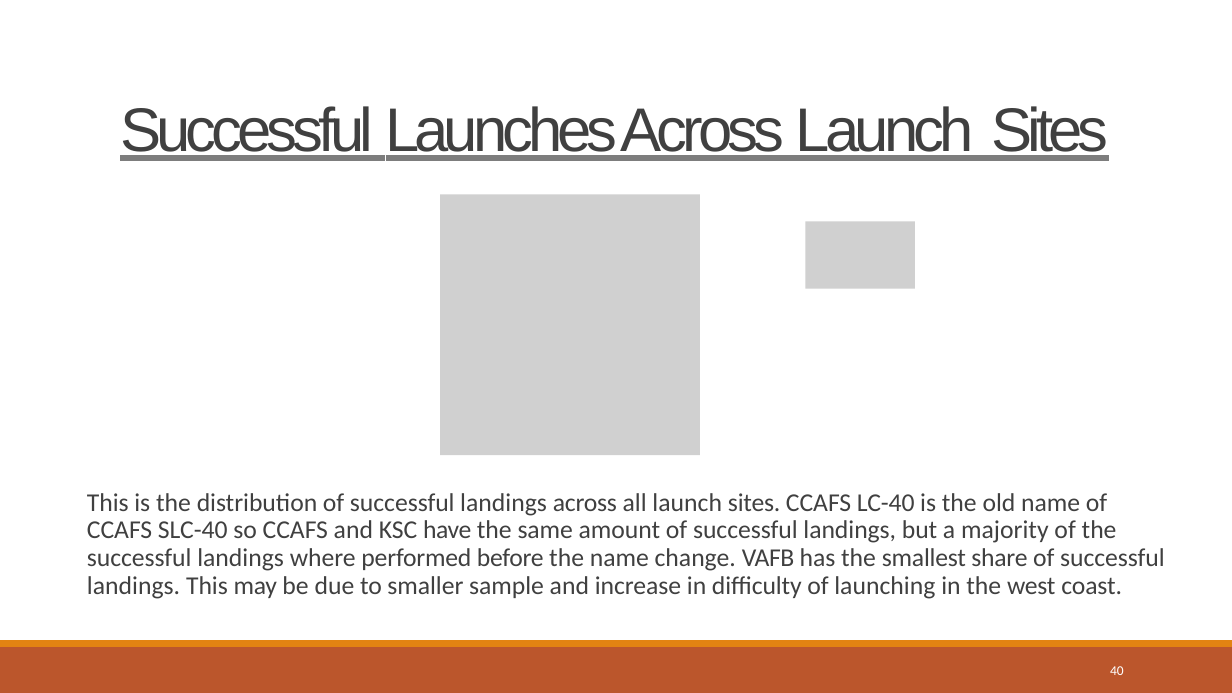
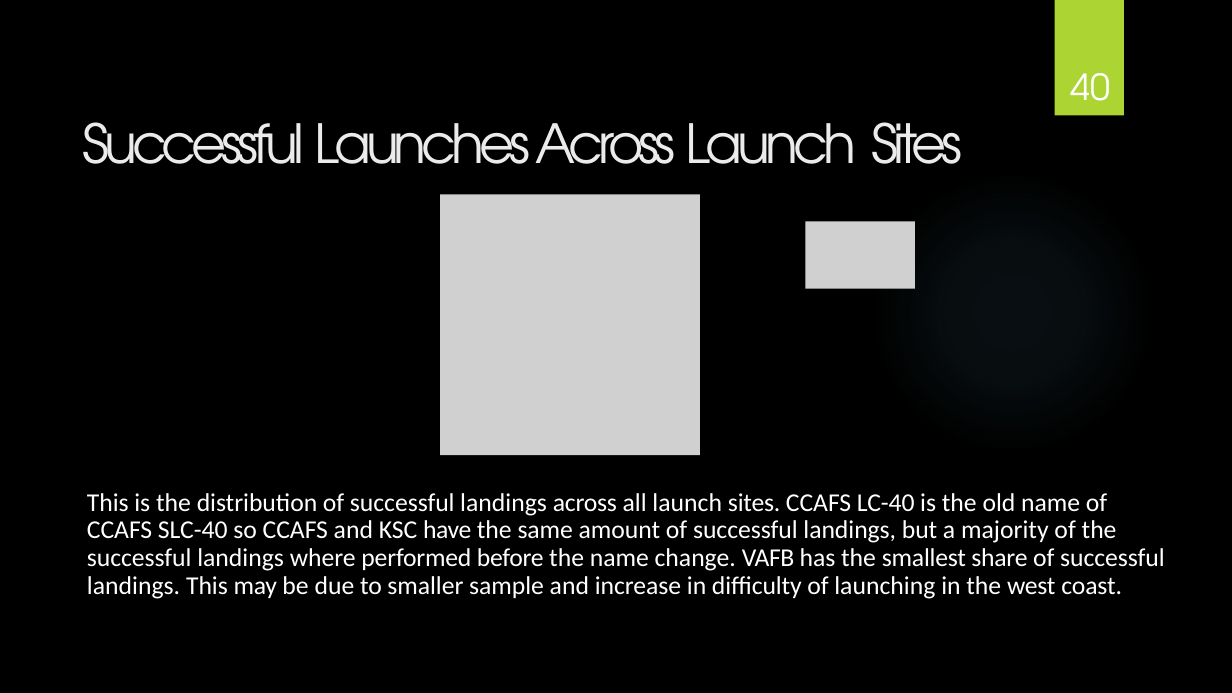
Before and after one commit to Ayyodeji/Applied_Data_Science_Capstone, a slide deck: slide 40 of Week 5 Present Your Data-Driven Insights/Data Science Journey.pptx. Drawn at 1232x693 pixels with LibreOffice and Linux fonts; fonts in the diff are those of the drawing; grey boxes stand for pictures; background and template pictures are left out. Boxes give left, top, right and bottom in pixels: in the first picture for what was removed or moved away, otherwise in the second. Text is boxed around its words. In the diff, an @@ line names an element or a change of style, - is before the commit and + after.

```diff
--- a/Week 5 Present Your Data-Driven Insights/Data Science Journey.pptx
+++ b/Week 5 Present Your Data-Driven Insights/Data Science Journey.pptx
@@ background #FFFFFF to picture (left out) @@
@@ rectangle added at (x1=1055, y1=0, x2=1124, y2=116), fill #ACD433 @@
@@ title "Successful Launches Across Launch Sites" moved from (x1=120, y1=106, x2=1108, y2=161) to (x1=82, y1=122, x2=962, y2=164) @@
@@ title "Successful Launches Across Launch Sites" at (x1=82, y1=122, x2=962, y2=164): size 48 to 42 pt, font Arial to TeX Gyre Adventor, text colour #404040 to #EBEBEB, underline off @@
@@ page number moved from (x1=1110, y1=666, x2=1124, y2=675) to (x1=1070, y1=73, x2=1110, y2=117) @@
@@ page number at (x1=1070, y1=73, x2=1110, y2=117): size 10.5 to 28 pt, font Calibri to TeX Gyre Adventor; alignment left to centre; vertical alignment top to bottom @@
@@ ellipse added at (x1=870, y1=169, x2=1154, y2=454), fill gradient #7AC4F0 @@
@@ text "This is the distribution of ..." at (x1=87, y1=493, x2=1165, y2=599): text colour #404040 to #FFFFFF @@
@@ freeform shape removed at (x1=0, y1=647, x2=1232, y2=693) @@
@@ freeform shape removed at (x1=0, y1=640, x2=1232, y2=647) @@
```
Also in this commit, not shown: 45 other slides changed, 1 slide removed, 1 other file.
